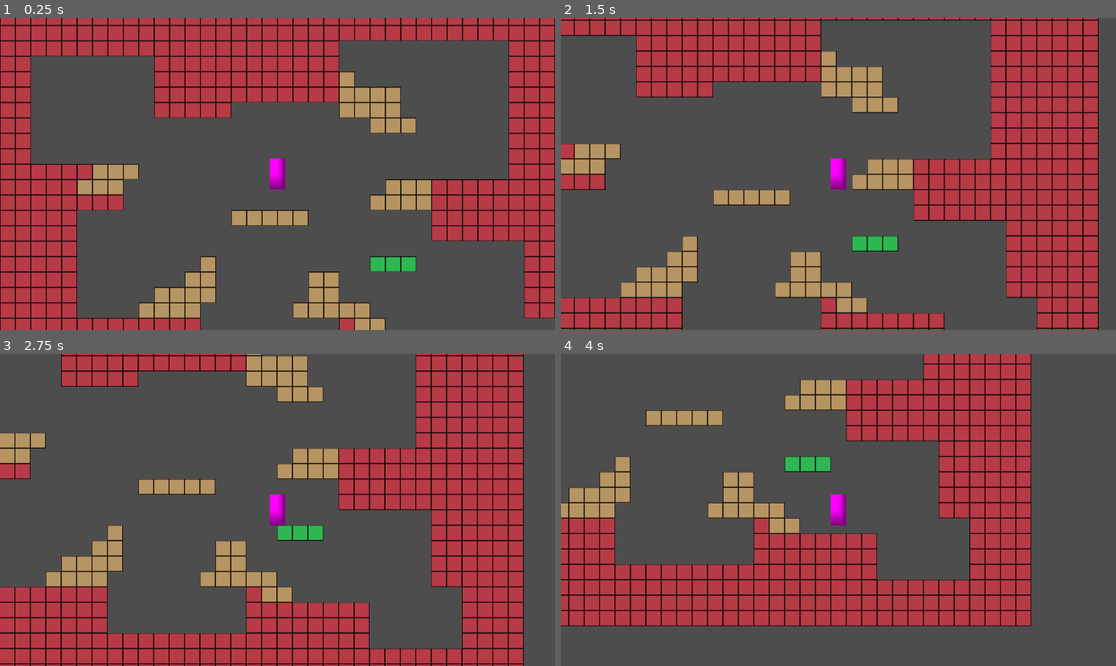
Above: before the commit, frames 1-4 (two rows, left to right).
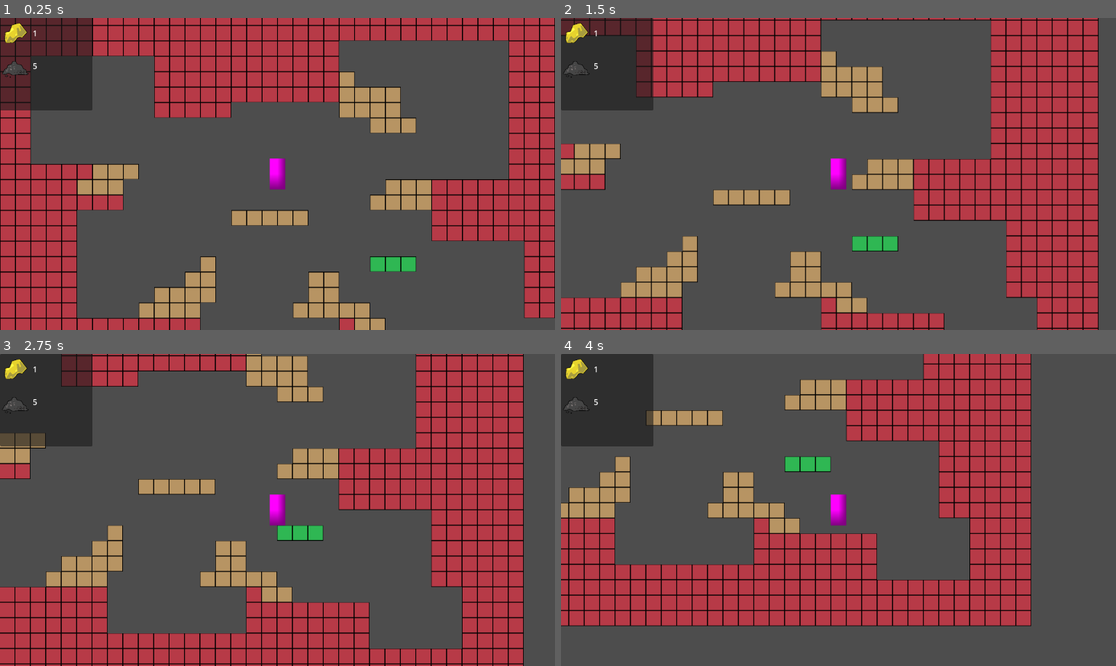
Above: after the commit, the same moments.

Repository: DevFTB/LD57
Game: Godot game, scene res://game.tscn
Two runs of this game, one before a commit and one after it. Both use one fixed random seed, a clock stepped at 60 frames per second and the inputs below.
Inputs:
- Up to frame 1 (0.25 s): no input
- Up to frame 2 (1.5 s): hold D (move_right) from 0.53 s (still down); tap W (jump) at 0.77 s
- Up to frame 3 (2.75 s): tap W (jump) at 1.52 s; release D (move_right) at 2.03 s; hold A (move_left) from 2.03 s (still down)
- Up to frame 4 (4 s): release A (move_left) at 2.78 s; hold D (move_right) from 2.78 s (still down); tap W (jump) at 3.02, 3.77 s

The runs differ from the first frame. In frame 1, 4.7% of the frame differs, in the area x 0-17%, y 0-30%; in frame 2, 4.7%; in frame 3, 4.7%; in frame 4, 4.8%.

Commit message:
Added inventory system

Diff:
--- /dev/null
+++ b/entities/player/inventory_component.gd
@@ -0,0 +1,3 @@
+extends Node
+
+@export var inventory: Inventory
--- a/entities/player/player.tscn
+++ b/entities/player/player.tscn
@@ -1,6 +1,8 @@
-[gd_scene load_steps=4 format=3 uid="uid://be4tedtvsf8on"]
+[gd_scene load_steps=6 format=3 uid="uid://be4tedtvsf8on"]
 
 [ext_resource type="Script" uid="uid://uex2tapn1k1y" path="res://entities/player/player.gd" id="1_merdl"]
+[ext_resource type="Script" uid="uid://3o156l3yjpoa" path="res://entities/player/inventory_component.gd" id="2_sglur"]
+[ext_resource type="Resource" uid="uid://ctoa5b8j1n1x3" path="res://entities/player/player_inventory.tres" id="3_sglur"]
 
 [sub_resource type="PlaceholderTexture2D" id="PlaceholderTexture2D_mwb40"]
 
@@ -20,3 +22,7 @@
 shape = SubResource("CapsuleShape2D_mwb40")
 
 [node name="Camera2D" type="Camera2D" parent="."]
+
+[node name="InventoryComponent" type="Node" parent="."]
+script = ExtResource("2_sglur")
+inventory = ExtResource("3_sglur")
--- /dev/null
+++ b/entities/player/player_inventory.tres
@@ -0,0 +1,14 @@
+[gd_resource type="Resource" script_class="Inventory" load_steps=4 format=3 uid="uid://ctoa5b8j1n1x3"]
+
+[ext_resource type="Script" uid="uid://b0ogai8s7l7sc" path="res://systems/inventory/inventory.gd" id="1_4wq8t"]
+[ext_resource type="Resource" uid="uid://bsytuw721i88d" path="res://systems/inventory/items/item_upgradium.tres" id="2_5l1br"]
+[ext_resource type="Resource" uid="uid://bfwwxfc0kwllo" path="res://systems/inventory/items/item_bombpowder.tres" id="3_2qf1j"]
+
+[resource]
+script = ExtResource("1_4wq8t")
+maximum_size = 50
+starting_inventory = {
+ExtResource("2_5l1br"): 1,
+ExtResource("3_2qf1j"): 5
+}
+metadata/_custom_type_script = "uid://b0ogai8s7l7sc"
--- a/game.tscn
+++ b/game.tscn
@@ -1,7 +1,10 @@
-[gd_scene load_steps=3 format=4 uid="uid://dwd1eadkk13on"]
+[gd_scene load_steps=6 format=4 uid="uid://dwd1eadkk13on"]
 
 [ext_resource type="PackedScene" uid="uid://be4tedtvsf8on" path="res://entities/player/player.tscn" id="1_80nbo"]
 [ext_resource type="TileSet" uid="uid://ci0bxhrhedi27" path="res://world/tileset/test_tileset.tres" id="2_e2o6t"]
+[ext_resource type="Script" uid="uid://b2x8g2xixii70" path="res://ui/inventory_control.gd" id="3_feb5d"]
+[ext_resource type="Resource" uid="uid://ctoa5b8j1n1x3" path="res://entities/player/player_inventory.tres" id="4_7jktm"]
+[ext_resource type="PackedScene" uid="uid://caoy1avvlxhx0" path="res://ui/test_inventory_item_control.tscn" id="4_fc0e3"]
 
 [node name="Game" type="Node"]
 
@@ -31,3 +34,15 @@
 anchor_bottom = 1.0
 grow_horizontal = 2
 grow_vertical = 2
+
+[node name="InventoryGUI" type="PanelContainer" parent="GUI/Control" node_paths=PackedStringArray("control_parent")]
+layout_mode = 0
+offset_right = 192.0
+offset_bottom = 192.0
+script = ExtResource("3_feb5d")
+inventory = ExtResource("4_7jktm")
+item_control = ExtResource("4_fc0e3")
+control_parent = NodePath("VBoxContainer")
+
+[node name="VBoxContainer" type="VBoxContainer" parent="GUI/Control/InventoryGUI"]
+layout_mode = 2
--- /dev/null
+++ b/systems/inventory/inventory.gd
@@ -0,0 +1,94 @@
+extends Resource
+class_name Inventory
+
+signal item_modified(item: Item, new_amount: int)
+
+## If greater than -1, items may not be added if this amount of items (not unique) exist in the inventory
+@export var maximum_size: int = -1
+
+## The starting inventory which will be added on ready. Expects a Item as the key, and an integer as the amount.
+@export var starting_inventory: Dictionary:
+	set(value):
+		starting_inventory = value
+		for item in starting_inventory:
+			add_item(item, starting_inventory.get(item, 0))
+
+
+var _inventory := {}
+var _current_size := 0
+
+## Tries to add a certain amount of an item to the inventory. Will only add if entire amount can be added, otherwise will fail with warning.
+func add_item(item: Item, amount: int) -> void:
+	if amount < 0:
+		push_warning("Cannot add negative amount")
+		return
+
+	if maximum_size > -1 and _current_size + amount > maximum_size:
+		push_warning("Cannot add %d amount of %s, exceeds maximum size %d" % [amount, item.id, maximum_size])
+		return
+
+	var sum: int = _inventory.get(item, 0) + amount
+	_inventory[item] = sum
+	_current_size += amount
+
+	item_modified.emit(item, sum)
+
+## Tries to remove a certain amount of an item to the inventory. Will only add if entire amount can be removed, otherwise will fail with warning.
+func remove_item(item: Item, amount: int) -> void:
+	if amount < 0:
+		push_warning("Cannot remove negative amount")
+		return
+
+	var current_amount: int = _inventory.get_or_add(item, 0)
+
+	if not amount <= current_amount:
+		push_warning("Inventory does not contain at least %d amount of %s." % [amount, item.id])
+		return
+
+	_inventory[item] -= amount
+	_current_size -= amount
+
+	item_modified.emit(item, _inventory.get(item))
+
+## Gets the amount of the item in the inventory
+func get_item_amount(item: Item) -> int:
+	return _inventory.get_or_add(item, 0)
+
+## Checks if the there is an amount of an item in the inventory.
+func has_item(item: Item, amount: int = 1) -> bool:
+	return _inventory.get_or_add(item, 0) >= amount
+
+## Gets the items in the inventory that have a non-zero amount.
+func get_items() -> Array[Item]:
+	var non_zero_items: Array[Item] = []
+	for key in _inventory:
+		if _inventory.get(key) > 0:
+			non_zero_items.append(key)
+
+	return non_zero_items
+
+## Returns the amount of items total stored in the inventory.
+func size() -> int:
+	return _current_size
+
+## Returns how many unique items of non-zero amount are stored in the inventory.
+func unique_size() -> int:
+	var non_zero_count := 0
+	for key in _inventory:
+		if _inventory.get(key) > 0:
+			non_zero_count += 1
+
+	return non_zero_count
+
+func has_maximum() -> bool:
+	return maximum_size != -1
+
+func can_fit(amount: int) -> bool:
+	if has_maximum():
+		return maximum_size - size() >= amount
+	else:
+		return true
+
+func _init(p_maximum_size: int = -1, p_starting_inventory: Dictionary = {}) -> void:
+	maximum_size = p_maximum_size
+	starting_inventory = p_starting_inventory
--- /dev/null
+++ b/systems/inventory/item.gd
@@ -0,0 +1,11 @@
+extends Resource
+class_name Item
+
+@export var id: StringName
+@export var display_name: String
+@export var texture: Texture2D
+
+func _init(p_id: StringName = "default", p_display_name: String = "Item", p_texture: Texture2D = null) -> void:
+	id = p_id
+	display_name = p_display_name
+	texture = p_texture
--- /dev/null
+++ b/systems/inventory/items/item_bombpowder.tres
@@ -0,0 +1,11 @@
+[gd_resource type="Resource" script_class="Item" load_steps=3 format=3 uid="uid://bfwwxfc0kwllo"]
+
+[ext_resource type="Script" uid="uid://da7hjs20aj38i" path="res://systems/inventory/item.gd" id="1_1cark"]
+[ext_resource type="Texture2D" uid="uid://belkv520udyak" path="res://systems/inventory/items/texture_bombpowder.png" id="2_vu8pb"]
+
+[resource]
+script = ExtResource("1_1cark")
+id = &"bombpowder"
+display_name = "bombpowder"
+texture = ExtResource("2_vu8pb")
+metadata/_custom_type_script = "uid://da7hjs20aj38i"
--- /dev/null
+++ b/systems/inventory/items/item_upgradium.tres
@@ -0,0 +1,11 @@
+[gd_resource type="Resource" script_class="Item" load_steps=3 format=3 uid="uid://bsytuw721i88d"]
+
+[ext_resource type="Script" uid="uid://da7hjs20aj38i" path="res://systems/inventory/item.gd" id="1_sqng8"]
+[ext_resource type="Texture2D" uid="uid://c06peap37rqwa" path="res://systems/inventory/items/texture_upgradium.png" id="2_6e1m6"]
+
+[resource]
+script = ExtResource("1_sqng8")
+id = &"upgradium"
+display_name = "Upgradium"
+texture = ExtResource("2_6e1m6")
+metadata/_custom_type_script = "uid://da7hjs20aj38i"
--- /dev/null
+++ b/ui/inventory_control.gd
@@ -0,0 +1,44 @@
+extends Control
+class_name InventoryControl
+
+@export var inventory: Inventory
+@export var item_control: PackedScene
+@export var control_parent: Control
+
+var _item_controls := {}
+
+func _ready() -> void:
+	set_inventory(inventory)
+
+func set_inventory(new_inventory: Inventory) -> void:
+	if inventory.item_modified.is_connected(_on_item_modified):
+		inventory.item_modified.disconnect(_on_item_modified)
+
+	inventory = new_inventory
+	inventory.item_modified.connect(_on_item_modified)
+
+	_build()
+
+func _build() -> void:
+	for control: InventoryItemControl in _item_controls.values():
+		control.queue_free()
+
+	_item_controls.clear()
+
+	for item in inventory.get_items():
+		_create_item_control(item, inventory.get_item_amount(item))
+
+func _on_item_modified(item: Item, new_amount: int) -> void:
+	var control: InventoryItemControl = _item_controls.get(item)
+
+	if not control:
+		_create_item_control(item, new_amount)
+	else:
+		control.set_item(item, new_amount)
+
+func _create_item_control(item: Item, amount: int) -> void:
+	var new_control: InventoryItemControl = item_control.instantiate()
+	new_control.set_item(item, amount)
+	_item_controls[item] = new_control
+
+	control_parent.add_child(new_control)
--- /dev/null
+++ b/ui/inventory_item_control.gd
@@ -0,0 +1,13 @@
+extends Control
+class_name InventoryItemControl
+
+@export var item: Item
+
+@export var texture_rect: TextureRect
+@export var amount_label: Label
+
+func set_item(new_item: Item, amount: int) -> void:
+	item = new_item
+
+	texture_rect.texture = item.texture
+	amount_label.text = str(amount)
--- /dev/null
+++ b/ui/test_inventory_item_control.tscn
@@ -0,0 +1,23 @@
+[gd_scene load_steps=2 format=3 uid="uid://caoy1avvlxhx0"]
+
+[ext_resource type="Script" uid="uid://c7wlknyyg870u" path="res://ui/inventory_item_control.gd" id="1_bn6ra"]
+
+[node name="HBoxContainer" type="HBoxContainer" node_paths=PackedStringArray("texture_rect", "amount_label")]
+custom_minimum_size = Vector2(0, 32)
+offset_right = 40.0
+offset_bottom = 40.0
+size_flags_vertical = 4
+script = ExtResource("1_bn6ra")
+texture_rect = NodePath("TextureRect")
+amount_label = NodePath("Label")
+
+[node name="TextureRect" type="TextureRect" parent="."]
+custom_minimum_size = Vector2(16, 64)
+layout_mode = 2
+size_flags_vertical = 4
+expand_mode = 3
+stretch_mode = 4
+
+[node name="Label" type="Label" parent="."]
+layout_mode = 2
+text = "X"
Not shown, added: entities/player/inventory_component.gd.uid
Not shown, added: systems/inventory/inventory.gd.uid
Not shown, added: systems/inventory/item.gd.uid
Binary file added: systems/inventory/items/texture_bombpowder.png
Not shown, added: systems/inventory/items/texture_bombpowder.png.import
Binary file added: systems/inventory/items/texture_upgradium.png
Not shown, added: systems/inventory/items/texture_upgradium.png.import
Not shown, added: ui/inventory_control.gd.uid
Not shown, added: ui/inventory_item_control.gd.uid
